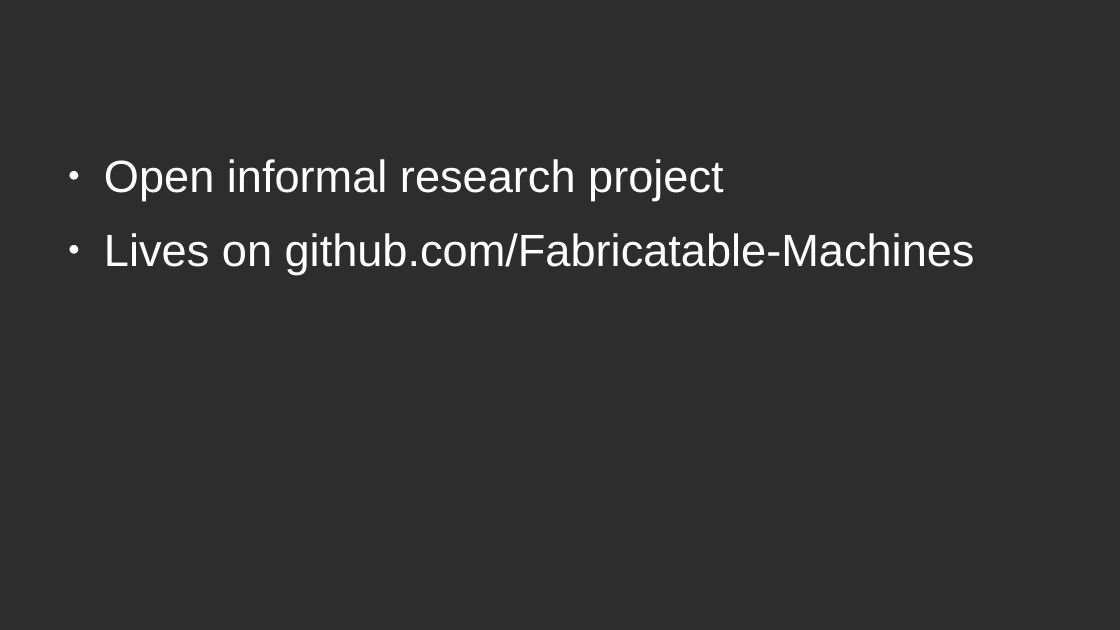
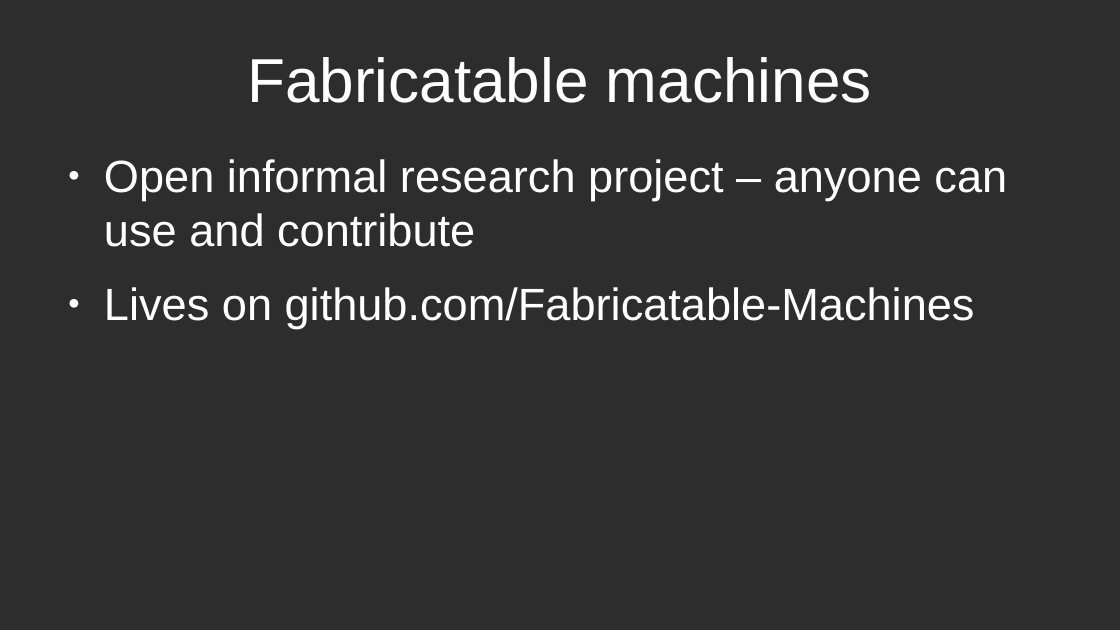
Before and after one commit to Fabricatable-Machines/Media, a slide deck: slide 2 of presenations/fab-academy-machine-recitation-2022-jens-dyvik.odp. Drawn at 1120x630 pixels with LibreOffice and Linux fonts; fonts in the diff are those of the drawing. Boxes give left, top, right and bottom in pixels: in the first picture for what was removed or moved away, otherwise in the second. Text is boxed around its words. In the diff, an @@ line names an element or a change of style, - is before the commit and + after.

```diff
--- a/presenations/fab-academy-machine-recitation-2022-jens-dyvik.odp
+++ b/presenations/fab-academy-machine-recitation-2022-jens-dyvik.odp
@@ title added at (247,57,872,103), 44 pt, text #FFFFFF @@
+Fabricatable machines
@@ text at (104,159,1007,247): text changed @@
-● Open informal research project
+● Open informal research project – anyone can use and contribute
```
Also in this commit, not shown: 4 other slides changed, 5 slides added, 2 slides removed, 2 other files.
